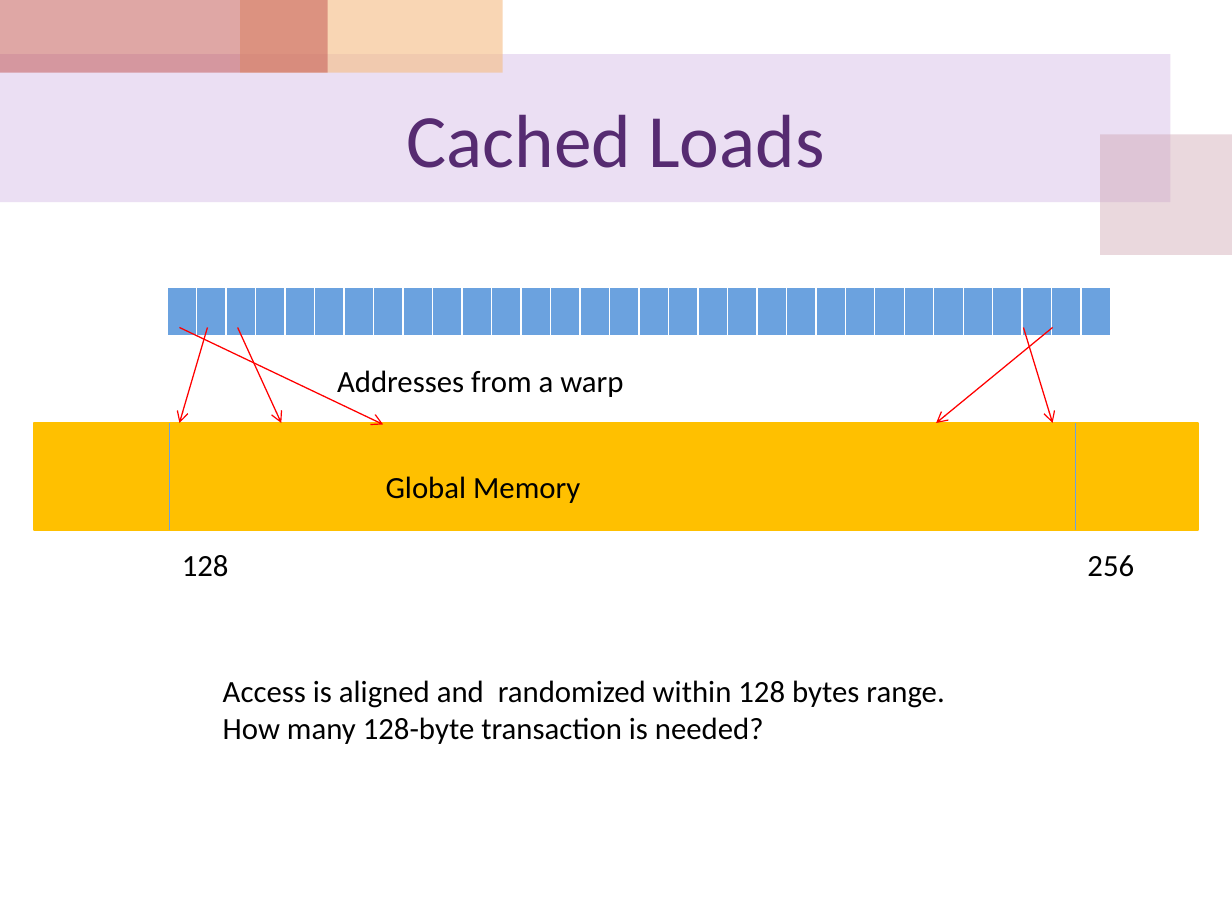
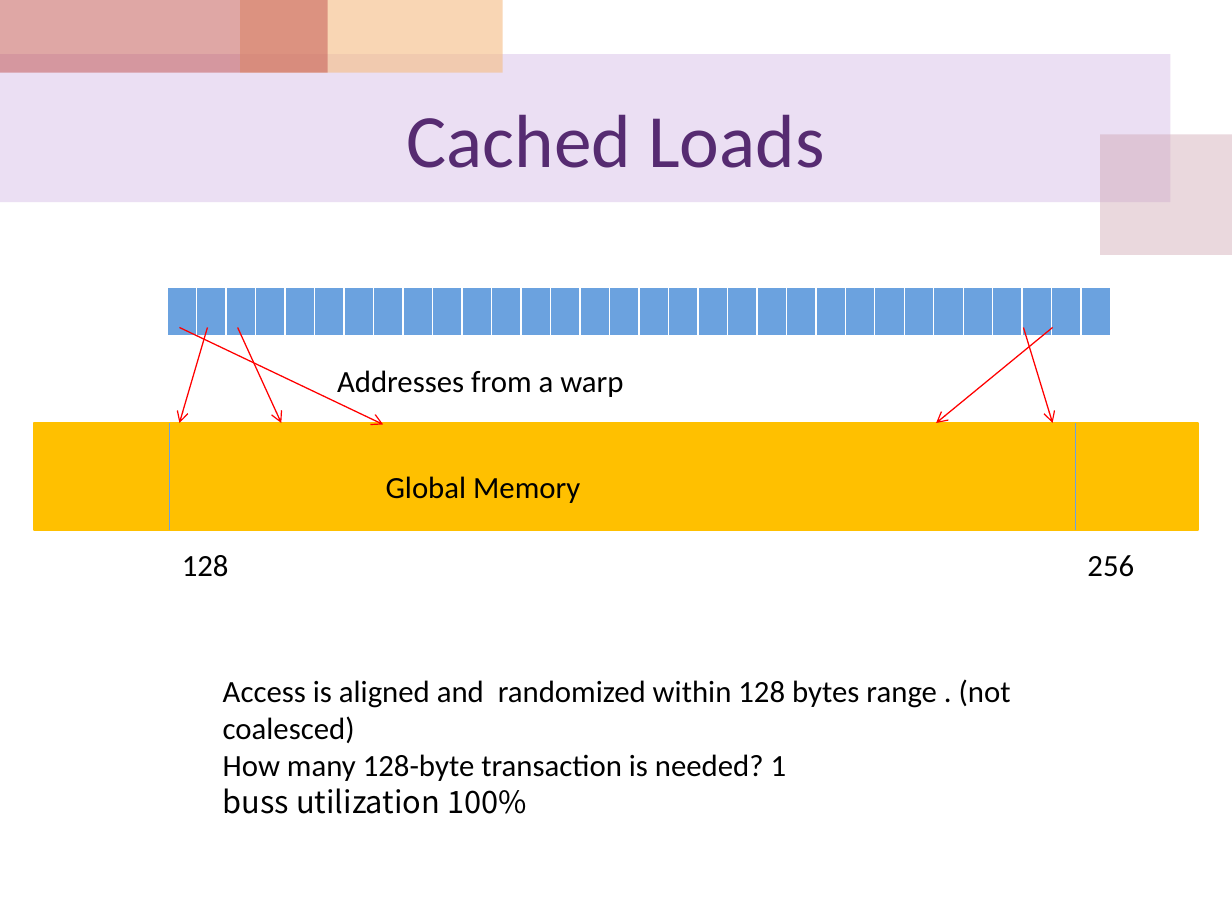
Before and after one commit to cocojk/major, a slide deck: slide 43 of gpu/EE817 Lecture 5 CUDA Memory Architecture.pptx. Drawn at 1232x924 pixels with LibreOffice and Linux fonts; fonts in the diff are those of the drawing. Boxes give left, top, right and bottom in pixels: in the first picture for what was removed or moved away, otherwise in the second. Text is boxed around its words. In the diff, an @@ line names an element or a change of style, - is before the commit and + after.

```diff
--- a/gpu/EE817 Lecture 5 CUDA Memory Architecture.pptx
+++ b/gpu/EE817 Lecture 5 CUDA Memory Architecture.pptx
@@ text at (223, 679, 1011, 814): text changed @@
-Access is aligned and randomized within 128 bytes range.
-How many 128-byte transaction is needed?
+Access is aligned and randomized within 128 bytes range . (not coalesced)
+How many 128-byte transaction is needed? 1
+buss utilization 100%
```
Also in this commit, not shown: 4 other slides changed, 1 other file.
